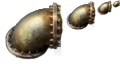
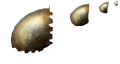
Layers edited between the first and the second 120×64 image:
hid "Layer 1" over [5,0,120,60]
